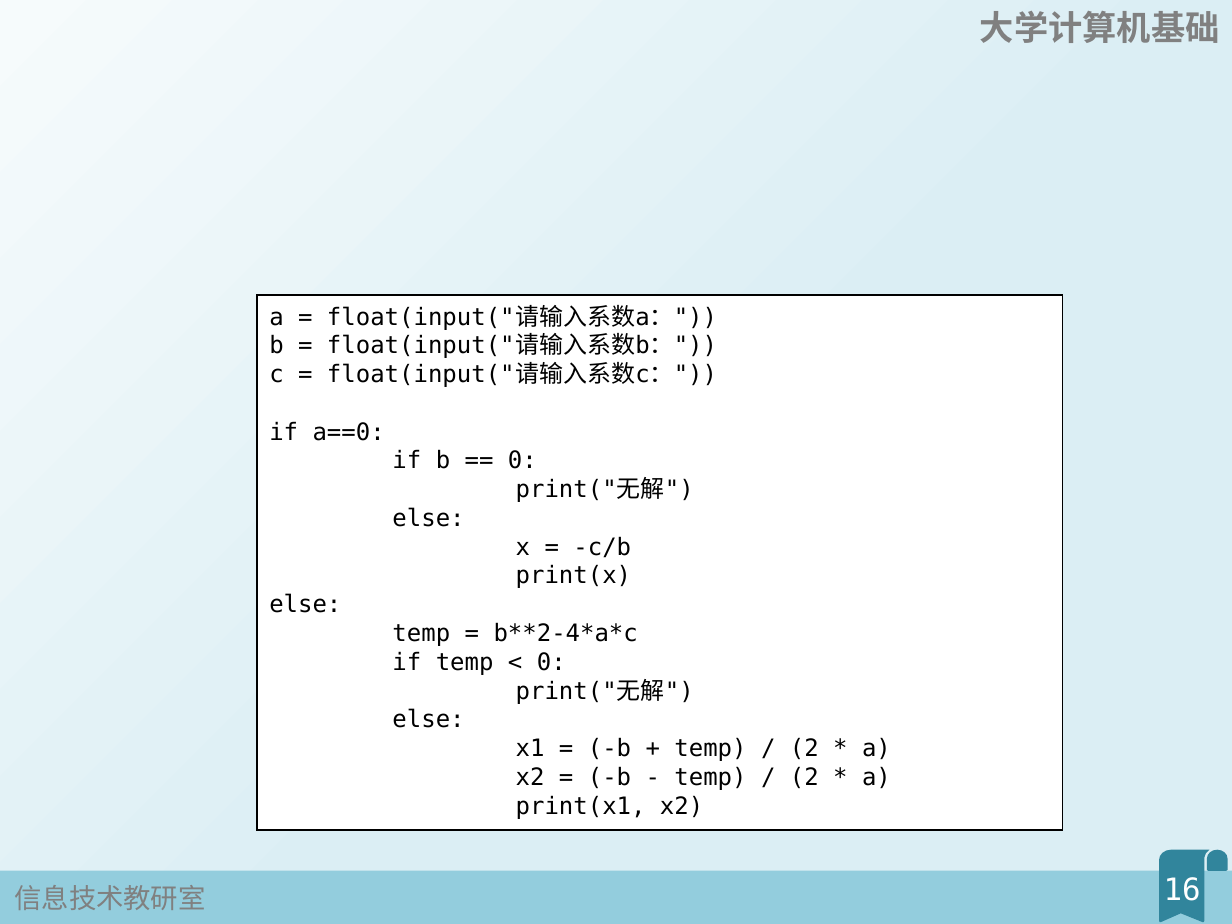
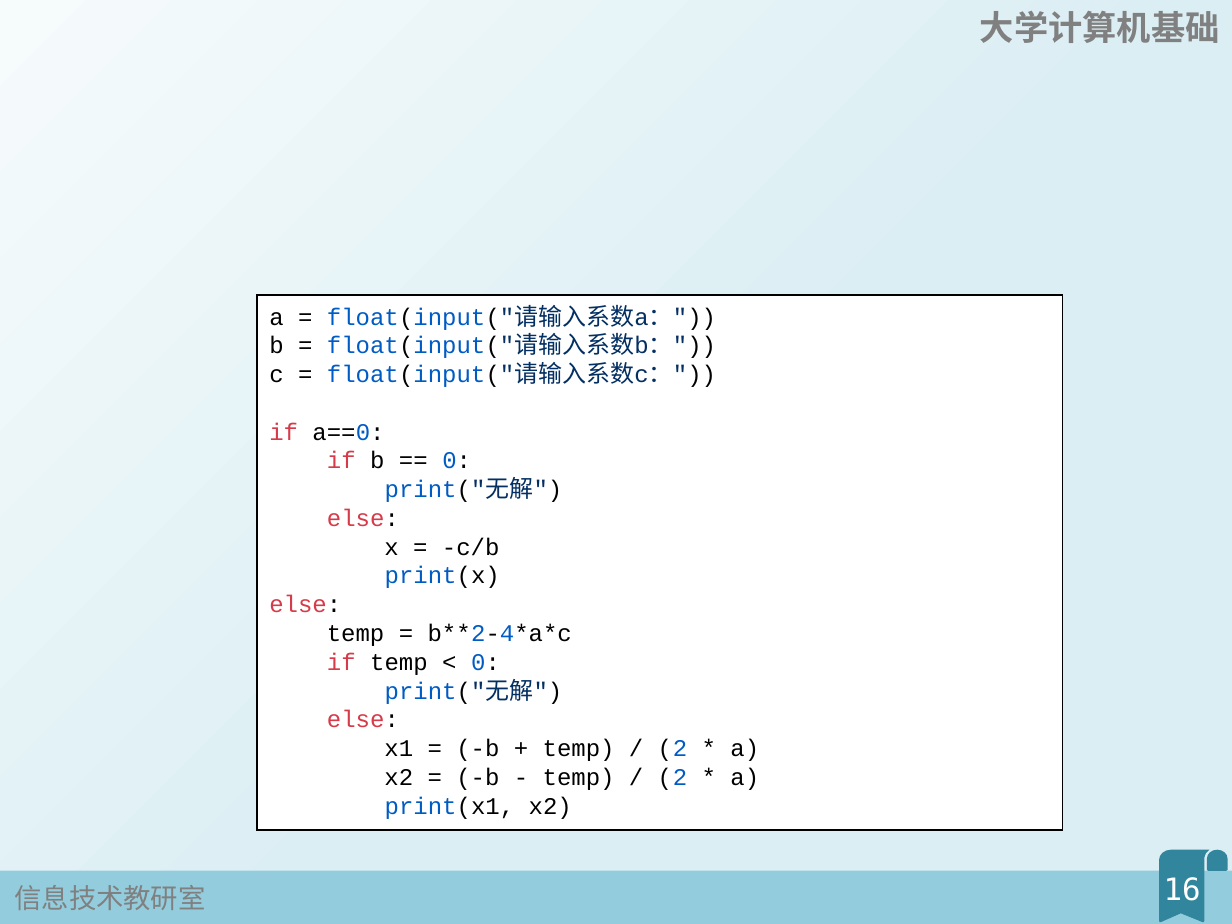
Before and after one commit to fjzfmxd/-, a slide deck: slide 16 of 5Python程序控制结构/幻灯片.pptx. Drawn at 1232x924 pixels with LibreOffice and Linux fonts; fonts in the diff are those of the drawing; grey boxes stand for pictures. Boxes give left, top, right and bottom in pixels: in the first picture for what was removed or moved away, otherwise in the second. Text is boxed around its words. In the diff, an @@ line names an element or a change of style, - is before the commit and + after.

```diff
--- a/5Python程序控制结构/幻灯片.pptx
+++ b/5Python程序控制结构/幻灯片.pptx
@@ rectangle "a = float(input("请输入系数a："))" at (257, 296, 1063, 830): font DejaVu Sans Mono to Courier New; text colour #000000 to #005CC5 in "float(input("请输入系数a："))", "float(input("请输入系数b："))", "float(input("请输入系数c："))", "a==0:" and 9 more places; text colour #000000 to #032F62 in "float(input("请输入系数a："))", "float(input("请输入系数b："))", "float(input("请输入系数c："))", "print("无解")" and 1 more places; text colour #000000 to #D73A49 in "if", "if", "else:", "else:" and 2 more places @@
```
Also in this commit, not shown: 2 other slides changed, 2 other files.
